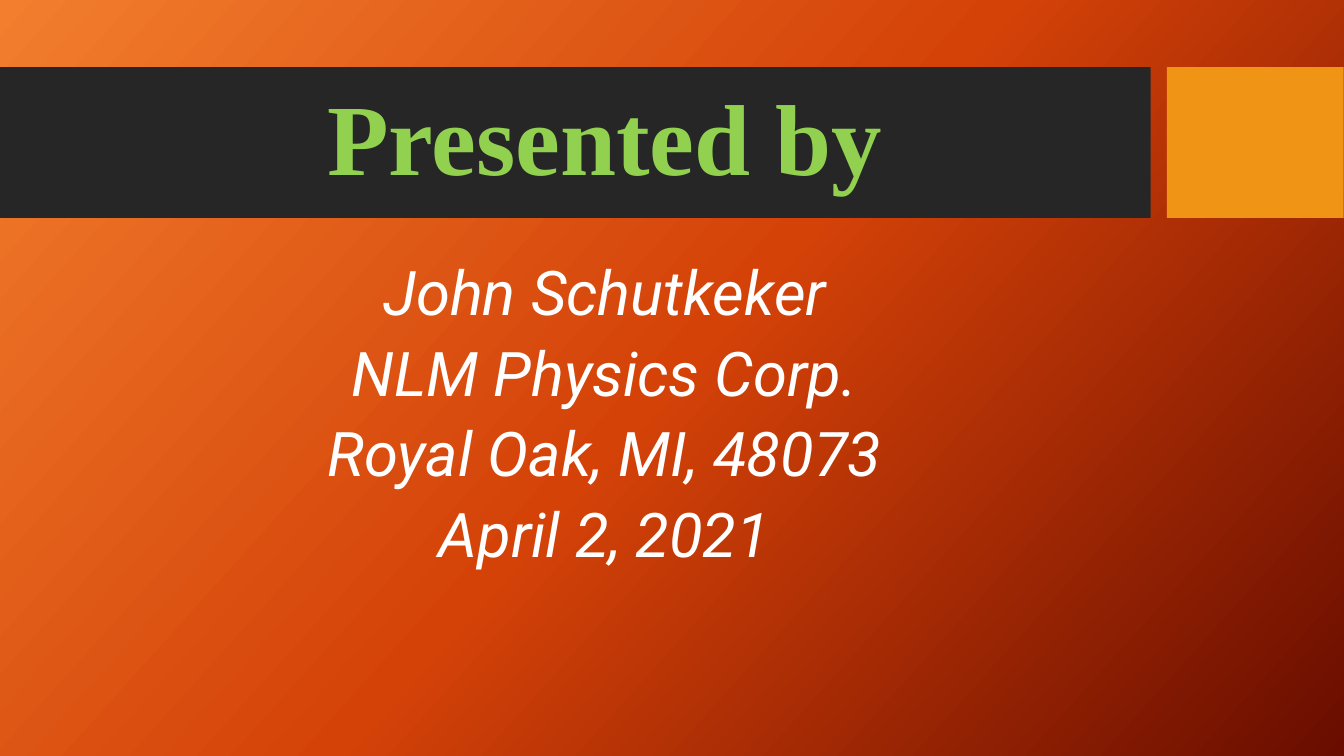
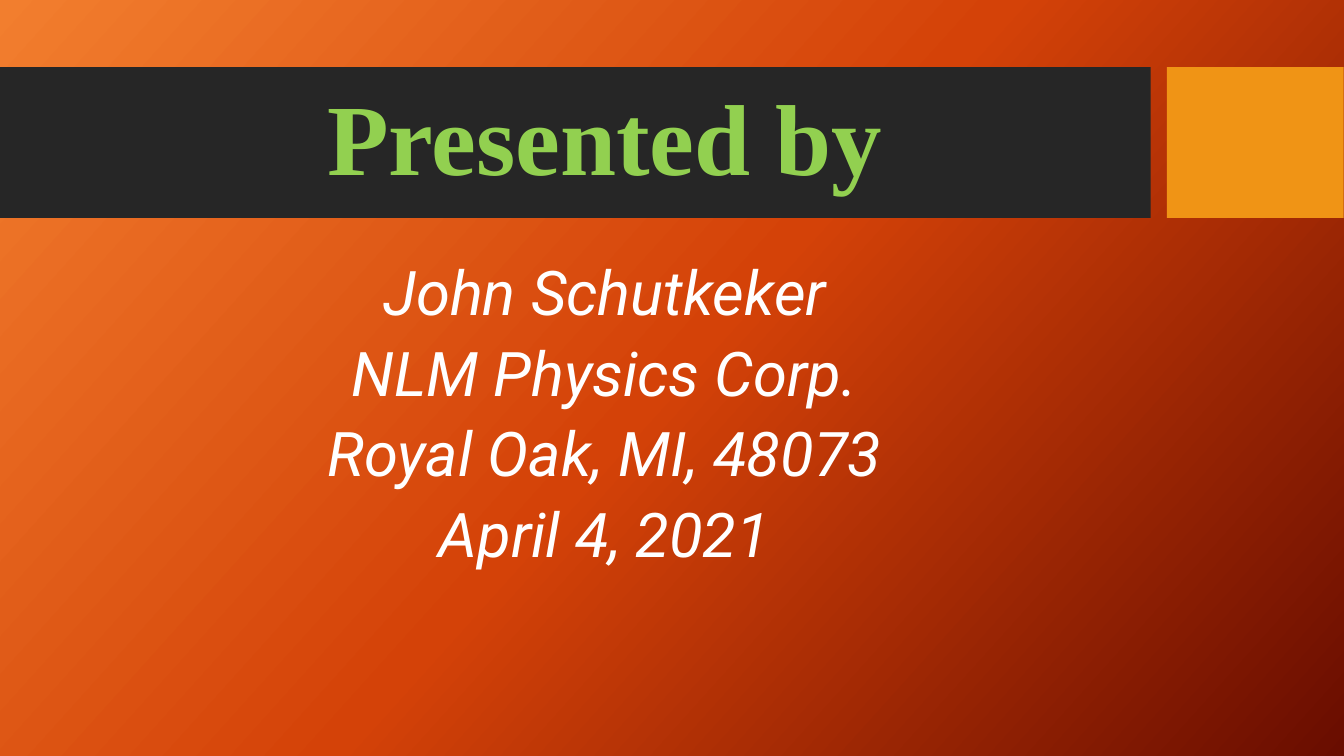
Before and after one commit to jschutkeker/AI_Cheat_Sheet, a slide deck: slide 6 of AI_Cheat_Sheet.pptx (slide 5 before the commit). Drawn at 1344x756 pixels with LibreOffice and Linux fonts; fonts in the diff are those of the drawing; background and template pictures are left out. Boxes give left, top, right and bottom in pixels: in the first picture for what was removed or moved away, otherwise in the second. Text is boxed around its words. In the diff, an @@ line names an element or a change of style, - is before the commit and + after.

```diff
--- a/AI_Cheat_Sheet.pptx
+++ b/AI_Cheat_Sheet.pptx
@@ text at (439, 510, 770, 570): text changed @@
-April 2, 2021
+April 4, 2021
```
Also in this commit, not shown: 1 slide added, 1 other file.
